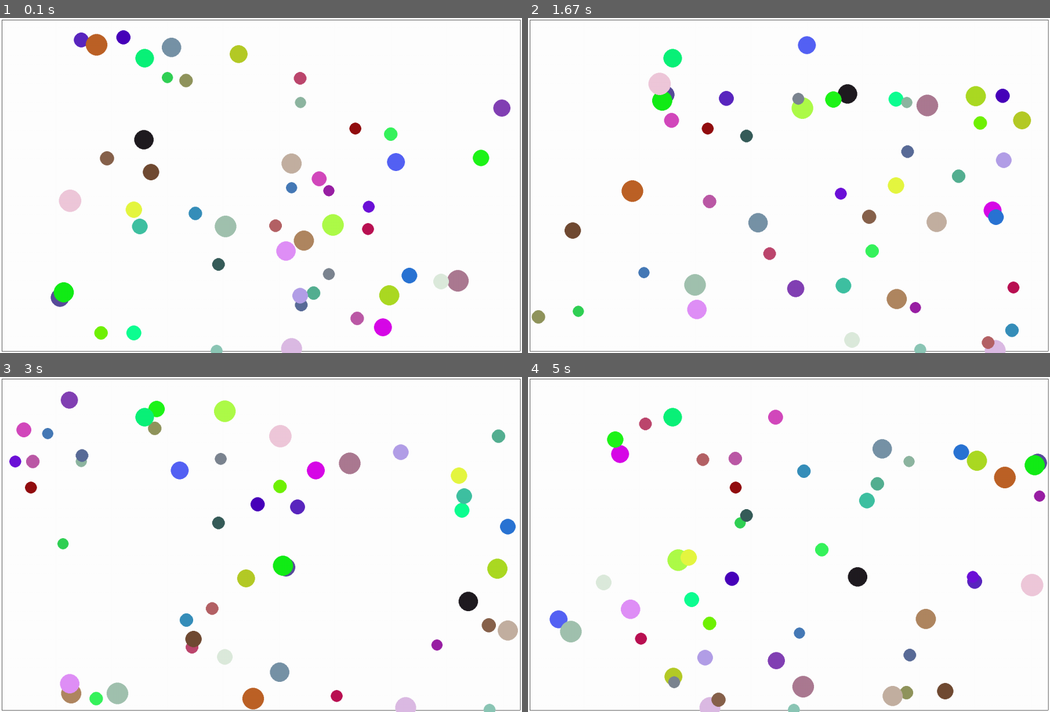
Above: before the commit, frames 1-4 (two rows, left to right).
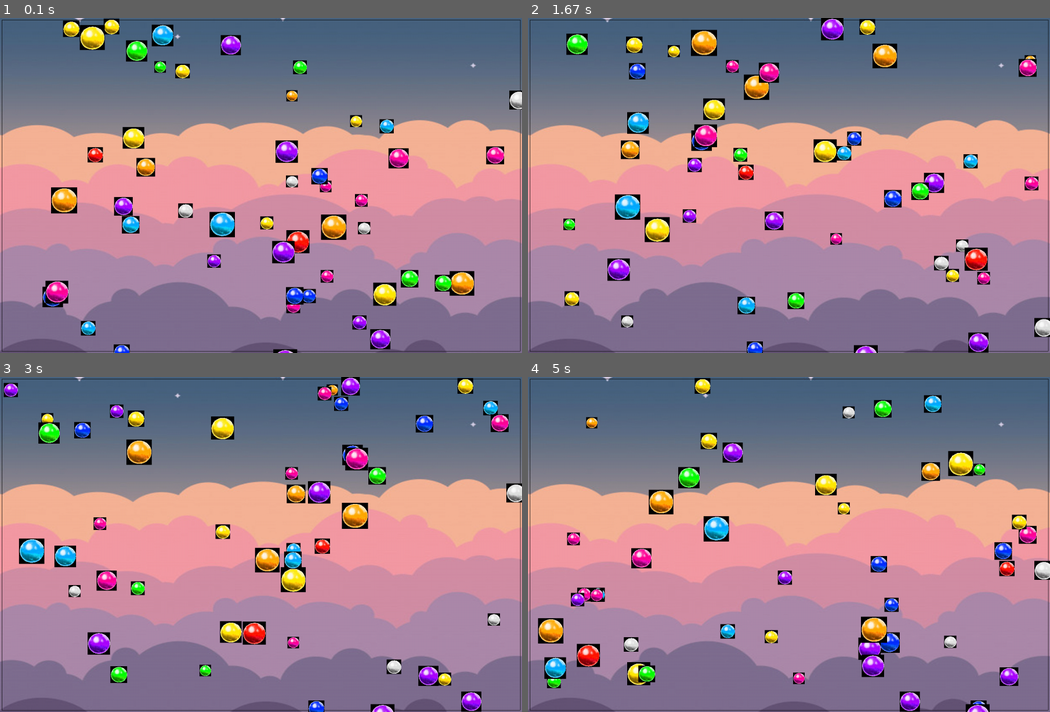
Above: after the commit, the same moments.

Repository: RenatPshukov/RAK_pygame_project2
Game: pygame game, started from main.py
Two runs of this game, one before a commit and one after it. Both use one fixed random seed, a clock stepped at 60 frames per second and the inputs below.
Inputs:
- Up to frame 1 (0.1 s): no input
- Up to frame 2 (1.67 s): no input
- Up to frame 3 (3 s): no input
- Up to frame 4 (5 s): no input

The runs differ from the first frame. In frame 1, 100% of the frame differs, in the area x 0-100%, y 0-100%; in frame 2, 100%; in frame 3, 100%; in frame 4, 100%.

Commit message:
Обновление!! В код добавлены спрайты и работа с ними(изменение размеров и т.д).  Решена проблема с нулевой скоростью шаров! Теперь она разная для всех шаров как и цвета. В коде расписаны комментарии и ТЗ доведена до финальной версий (ТЗ готов).

Diff:
--- a/main.py
+++ b/main.py
@@ -1,15 +1,17 @@
 # TODO Импортируем нужные библиотеки
 import os
 import pygame
-from random import randint, randrange
+from random import randint, choice
 
 pygame.display.set_caption('Insanity balls')  # название
-size = width, height = 1400, 900  # размеры окна
+# устанавливаем размер окна
+size = width, height = 1400, 900
 screen = pygame.display.set_mode(size)
+# Используется для управления fps
 clock = pygame.time.Clock()
 
 
-# TODO загрузка спрайта
+# TODO функция загрузки спрайтов
 def load_image(name, color_key=None):
     fullname = os.path.join('data', name)
     try:
@@ -29,16 +31,33 @@
 
 # TODO класс шарика
 class Ball(pygame.sprite.Sprite):
+
     def __init__(self, group, radius, x, y):
         # НЕОБХОДИМО вызвать конструктор родительского класса Sprite
+        red_ball = pygame.transform.scale(load_image("red_ball.png"), (radius, radius))
+        blue_ball = pygame.transform.scale(load_image("blue_ball.png"), (radius, radius))
+        darkblue_ball = pygame.transform.scale(load_image("darkblue_ball.png"), (radius, radius))
+        green_ball = pygame.transform.scale(load_image("green_ball.png"), (radius, radius))
+        orange_ball = pygame.transform.scale(load_image("orange_ball.png"), (radius, radius))
+        pink_ball = pygame.transform.scale(load_image("pink_ball.png"), (radius, radius))
+        purple_ball = pygame.transform.scale(load_image("purple_ball.png"), (radius, radius))
+        white_ball = pygame.transform.scale(load_image("white_ball.png"), (radius, radius))
+        yellow_ball = pygame.transform.scale(load_image("yellow_ball.png"), (radius, radius))
+        s = [red_ball, blue_ball, darkblue_ball, green_ball, orange_ball, pink_ball, purple_ball, white_ball, yellow_ball]
         super().__init__(group)
-        self.image = pygame.Surface((2 * radius, 2 * radius),
-                                    pygame.SRCALPHA, 32)
-        pygame.draw.circle(self.image, pygame.Color((randint(0, 255), randint(0, 255), randint(0, 255))),
-                           (radius, radius), radius)
+        ds = choice(s)
+        self.image = ds
+        # self.image = pygame.Surface((2 * radius, 2 * radius),
+        # pygame.SRCALPHA, 32)
+        # pygame.draw.circle(self.image, pygame.Color((randint(0, 255), randint(0, 255), randint(0, 255))),
+        # (radius, radius), radius)
         self.rect = pygame.Rect(x, y, 2 * radius, 2 * radius)
-        self.vx = randint(-3, 6)
-        self.vy = randrange(-3, 6)
+        self.vx = randint(-13, 13)
+        self.vy = randint(-13, 13)
+        while self.vx == 0:
+            self.vx = randint(-13, 13)
+        while self.vy == 0:
+            self.vy = randint(-13, 13)
 
     def update(self):
         self.rect = self.rect.move(self.vx, self.vy)
@@ -72,6 +91,7 @@
 # группа, содержащая все спрайты
 all_sprites = pygame.sprite.Group()
 
+
 # создаём границы
 Border(5, 5, width - 5, 5)
 Border(5, height - 5, width - 5, height - 5)
@@ -80,7 +100,8 @@
 
 # создаём шары
 for i in range(50):
-    Ball(all_sprites, randint(15, 30), randint(20, 1380), randint(20, 880))
+    Ball(all_sprites, randint(30, 70), randint(0, 1400), randint(0, 900))
+print(all_sprites)
 
 running = True
 # TODO основной цикл
@@ -89,12 +110,17 @@
         if event.type == pygame.QUIT:
             running = False
     # задаём задний фон
-    screen.fill(pygame.Color("white"))
+    # screen.fill(pygame.Color('white'))
+    bg = pygame.image.load('data\\bg3.png')
+    screen.blit(bg, (0, 0))
+    # Обновляем спрайты
     all_sprites.update()
+    # Рисуем объекты на окне
     all_sprites.draw(screen)
+    # Обновляем экран после рисования объектов
     pygame.display.flip()
     # FPS
-    clock.tick(100)
+    clock.tick(30)
 
 # выход
 pygame.quit()
Not shown, changed: technical_specification.md
